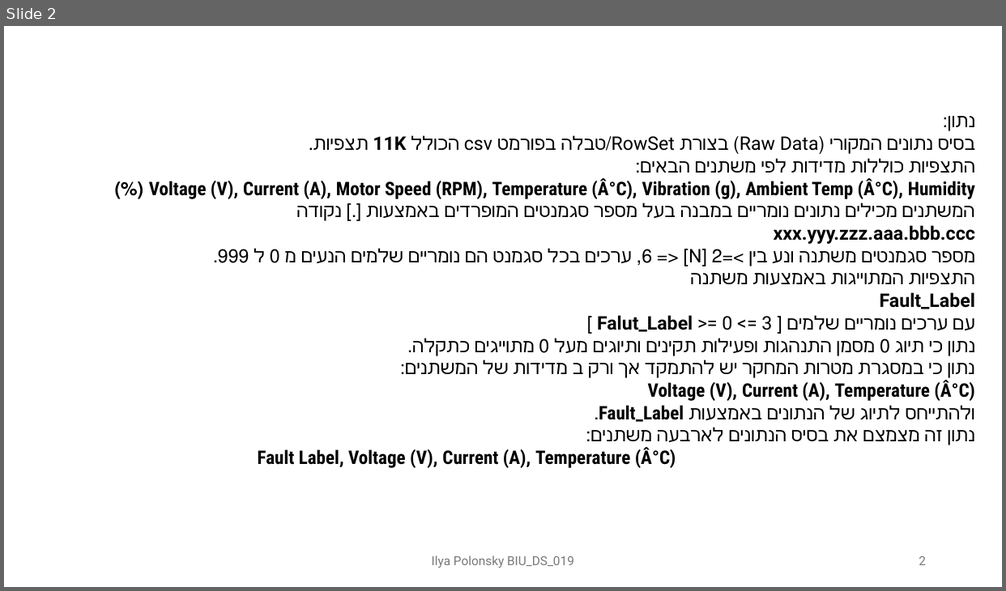
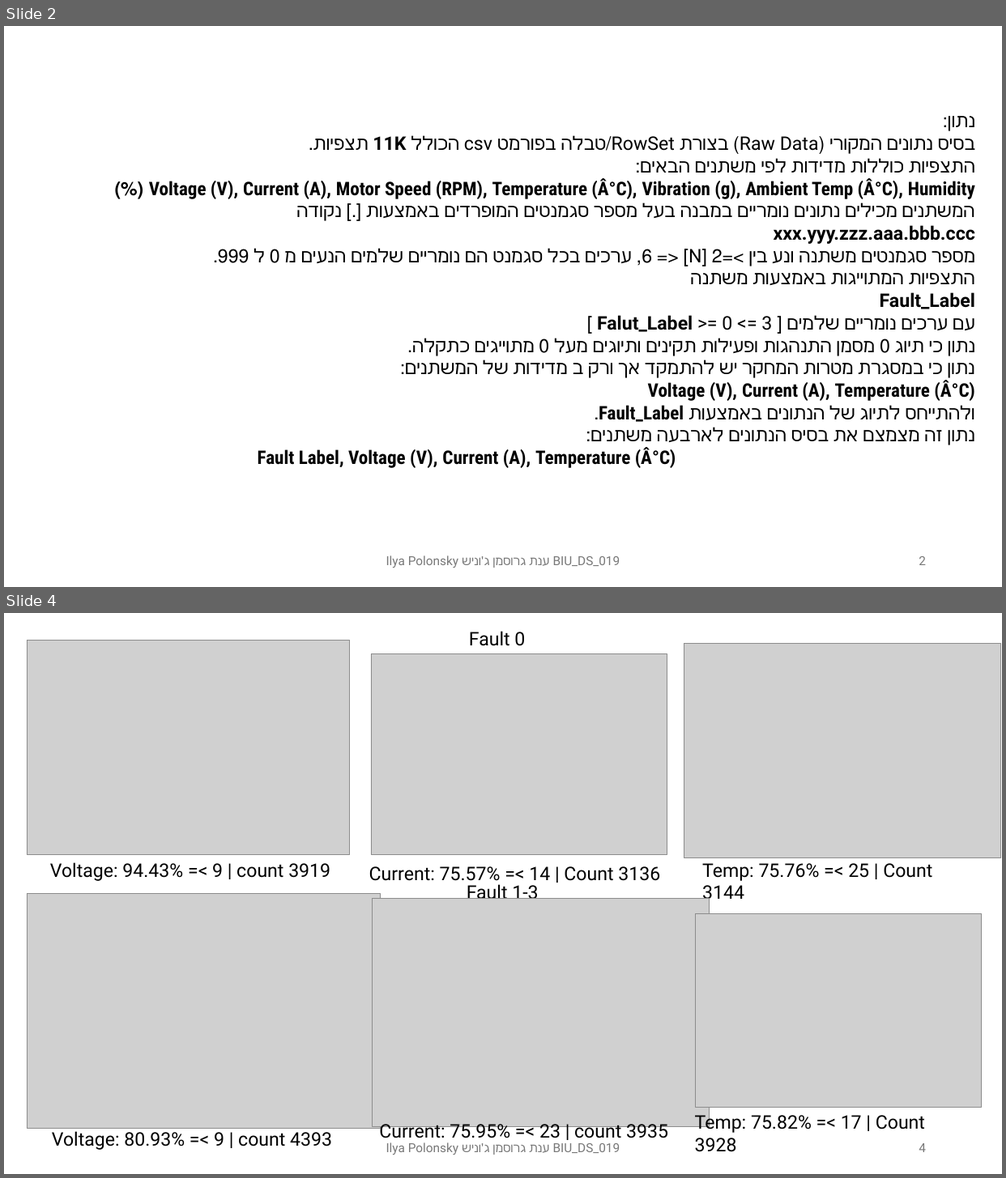
Before and after one commit to polonskyilya/Data, a slide deck: Prod/Report/Report_Ilya_BIU_DS019.pptx. Shown one above the other, each under a label of ours: slide 2 before the commit, slides 2 and 4 after it; the slides between them are not shown. The pictures are 1006x591 and 1006x1178 pixels, drawn with LibreOffice and Linux fonts; fonts in the diff are those of the drawing; grey boxes stand for pictures. Boxes give left, top, right and bottom in pixels: in the first picture for what was removed or moved away, otherwise in the second. Text is boxed around its words. In the diff, an @@ line names an element or a change of style, - is before the commit and + after.

```diff
--- a/Prod/Report/Report_Ilya_BIU_DS019.pptx
+++ b/Prod/Report/Report_Ilya_BIU_DS019.pptx
@@ slide 4 added at bbox=[4, 613, 1002, 1174], background #FFFFFF @@
@@ text added at bbox=[469, 631, 525, 646], 18 pt, text #000000 @@
+Fault 0
@@ picture added at bbox=[27, 640, 350, 855] @@
@@ picture added at bbox=[371, 654, 667, 855] @@
@@ picture added at bbox=[684, 644, 1001, 858] @@
@@ text added at bbox=[50, 862, 330, 881], 18 pt, text #000000 @@
+Voltage: 94.43% =< 9 | count 3919
@@ text added at bbox=[369, 867, 660, 881], 18 pt, text #000000 @@
+Current: 75.57% =< 14 | Count 3136
@@ text added at bbox=[702, 863, 932, 904], 18 pt, text #000000 @@
+Temp: 75.76% =< 25 | Count 3144
@@ picture added at bbox=[27, 894, 381, 1129] @@
@@ picture added at bbox=[373, 899, 710, 1127] @@
@@ text added at bbox=[467, 883, 538, 904], 18 pt, text #000000 @@
+Fault 1-3
@@ picture added at bbox=[695, 914, 981, 1108] @@
@@ text added at bbox=[379, 1122, 668, 1143], 18 pt, text #000000 @@
+Current: 75.95% =< 23 | count 3935
@@ text added at bbox=[695, 1113, 925, 1152], 18 pt, text #000000 @@
+Temp: 75.82% =< 17 | Count 3928
@@ text added at bbox=[52, 1131, 332, 1150], 18 pt, text #000000 @@
+Voltage: 80.93% =< 9 | count 4393
@@ text added at bbox=[386, 1143, 620, 1155], 12 pt, text #797979 @@
+Ilya Polonsky ענת גרוסמן ג'וניש BIU_DS_019
@@ page number added at bbox=[918, 1144, 926, 1152], 12 pt, text #797979 @@
+4
@@ slide 2 changed as well @@
@@ text at bbox=[386, 556, 620, 568]: text changed @@
-Ilya Polonsky BIU_DS_019
+Ilya Polonsky ענת גרוסמן ג'וניש BIU_DS_019
```
Also in this commit, not shown: 1 other slide changed, 3 other slides added, 9 other files.
